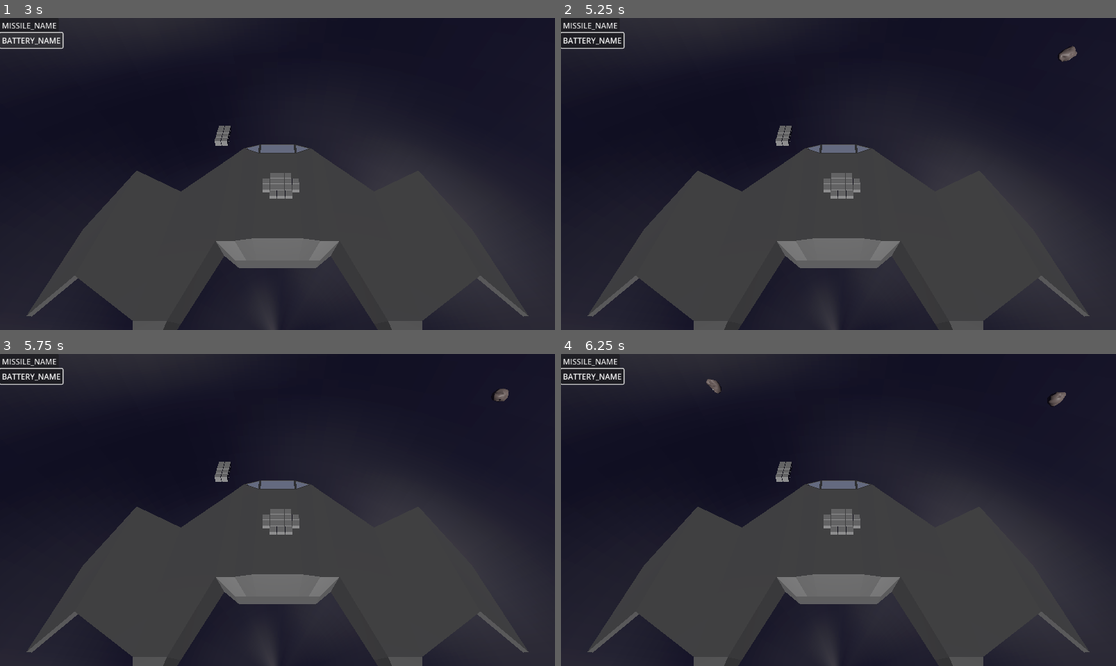
Above: before the commit, frames 1-4 (two rows, left to right).
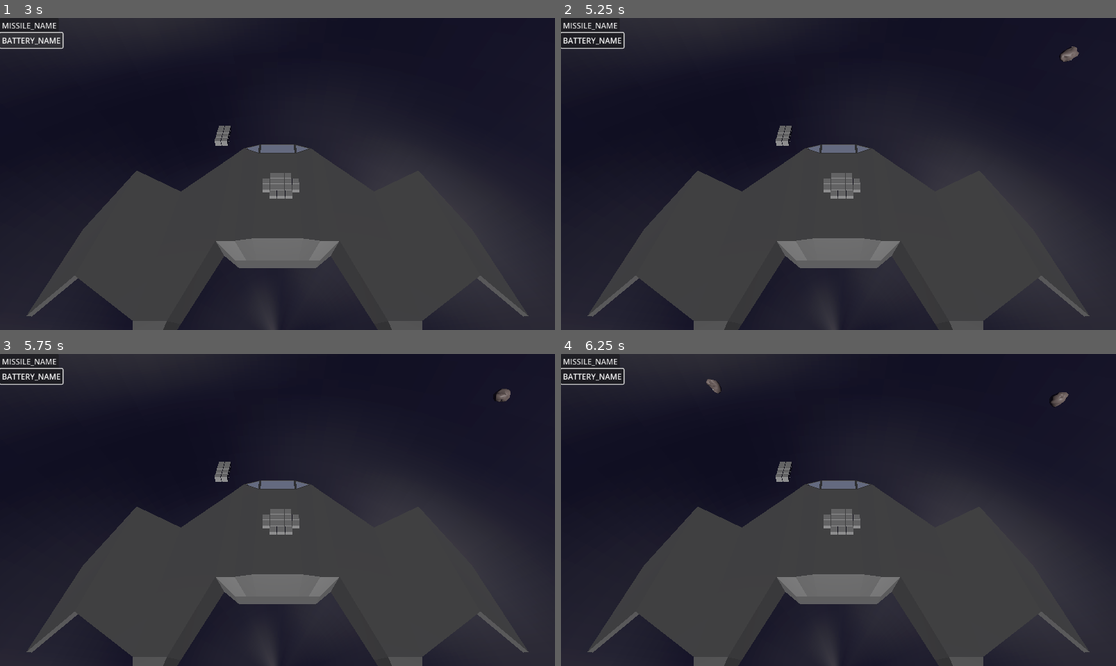
Above: after the commit, the same moments.

Repository: Xwilarg/LudumDare54
Game: Godot game, scene res://Scenes/Main.tscn
Same seed, same stepped clock (60 frames per second), same inputs: the game is played once before the commit and once after it.
Inputs (mouse positions are in pixels of both pictures, inside the frame that each line leads up to):
- Up to frame 1 (3 s): click "MISSILE_NAME" at 0.5 s; click "BATTERY_NAME" at 1.25 s; click "MISSILE_NAME" at 2 s; click "BATTERY_NAME" at 2.75 s
- Up to frame 2 (5.25 s): click "MISSILE_NAME" at 3.5 s; click "BATTERY_NAME" at 4.25 s; move the mouse to (960, 158) at 5.02 s; click (960, 158) at 5.17 s
- Up to frame 3 (5.75 s): no input
- Up to frame 4 (6.25 s): tap Enter at 5.75 s; move the mouse to (727, 525) at 5.77 s; click (727, 525) at 5.92 s

Frame 1 is identical in both runs. In frame 2, less than 0.1% of the frame differs, in the area x 89-94%, y 8-15%; in frame 3, less than 0.1%; in frame 4, less than 0.1%, in the area x 27-92%, y 10-17%.
Error after the commit: Invalid assignment of property or key 'material' with value of type 'ShaderMaterial' on a base object of type 'Node3D (Asteroid)'. (res://Scripts/AsteroidSpawn…

Commit message:
Add buggy shader

Diff:
--- a/Scripts/AsteroidSpawner.gd
+++ b/Scripts/AsteroidSpawner.gd
@@ -44,6 +44,7 @@
 	asteroid.position = asteroid_position
 	asteroid.parent = self
 	asteroid.set_type(asteroid_type)
+	asteroid.material = asteroid_type["material"]
 
 	asteroid.set_target(target)
 
